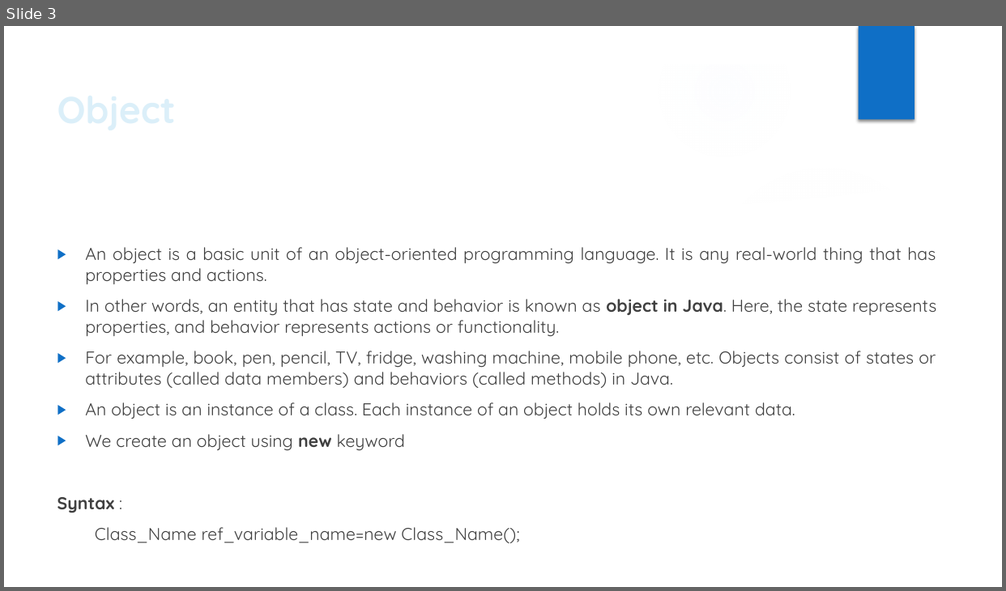
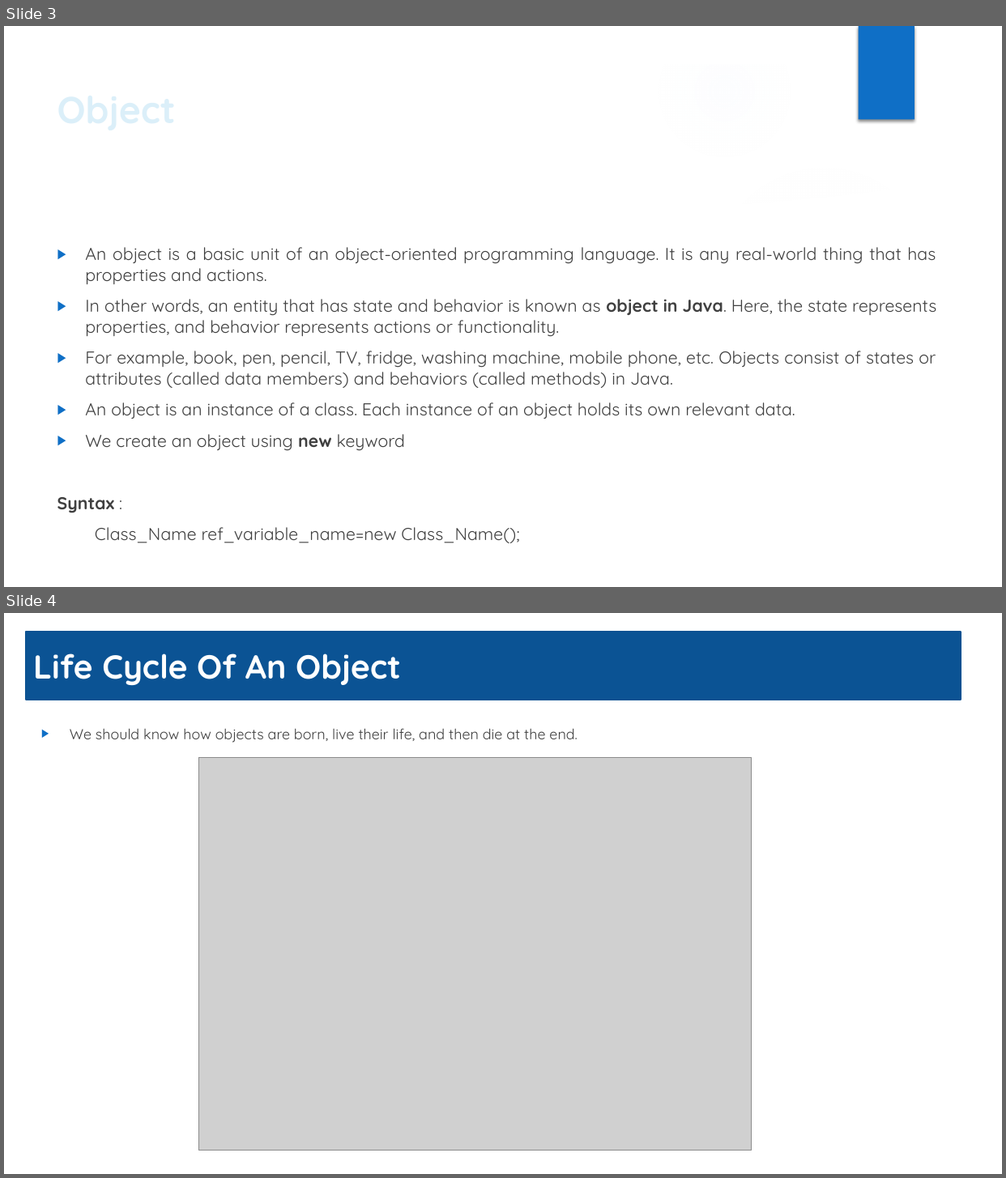
Before and after one commit to Sandesh151994/Core_Java_Notes, a slide deck: Fundamentals_Of_OOPS.pptx. Shown one above the other, each under a label of ours: slide 3 before the commit, slides 3 and 4 after it. The pictures are 1006x591 and 1006x1178 pixels, drawn with LibreOffice and Linux fonts; fonts in the diff are those of the drawing; grey boxes stand for pictures; background and template pictures are left out. Boxes give left, top, right and bottom in pixels: in the first picture for what was removed or moved away, otherwise in the second. Text is boxed around its words. In the diff, an @@ line names an element or a change of style, - is before the commit and + after.

Commit message:
Access Specfiers and Modfied Object commit

```diff
--- a/Fundamentals_Of_OOPS.pptx
+++ b/Fundamentals_Of_OOPS.pptx
@@ slide 4 added at box(4, 613, 1002, 1174), background #FFFFFF @@
@@ rectangle added at box(26, 632, 961, 700), fill #0B5394, outline #0B5292 1.5 pt, 32 pt, text #FFFFFF, bold @@
+Life Cycle Of An Object
@@ text added at box(70, 729, 577, 743), 14 pt, text #404040 @@
+▶ We should know how objects are born, live their life, and then die at the end.
@@ picture added at box(198, 757, 751, 1150) @@
```
Also in this commit, not shown: 2 other slides added, 3 other files.
